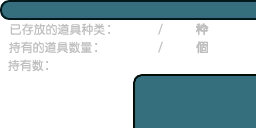
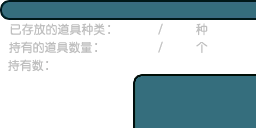
Layers edited between the first and the second 256x128 image:
painted on "图层 1" over left=196, top=23, right=209, bottom=54
